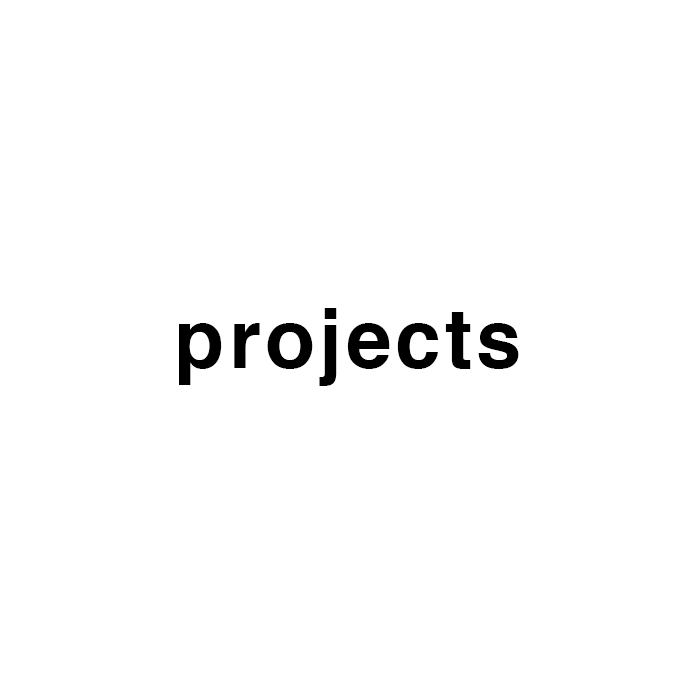
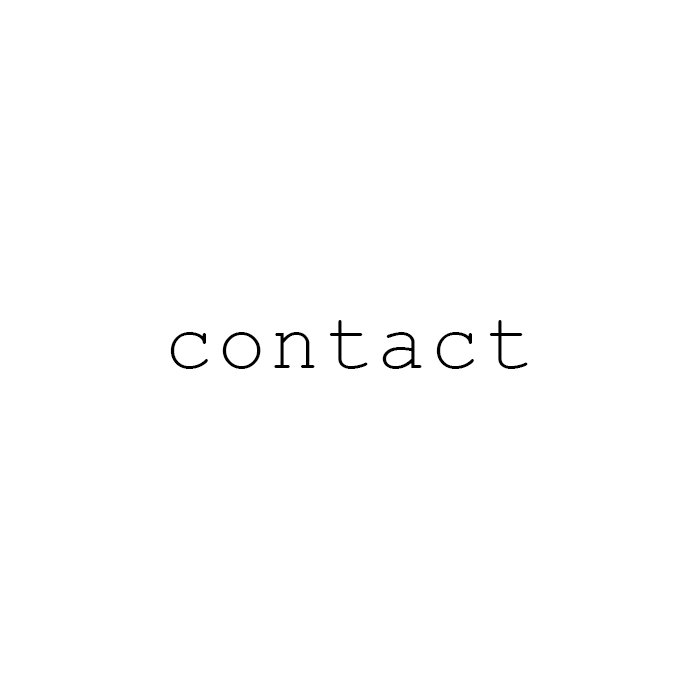
Layers edited between the first and the second w=700, h=700 image:
renamed "projects" to "contact", painted on it over (170, 308, 528, 386)
